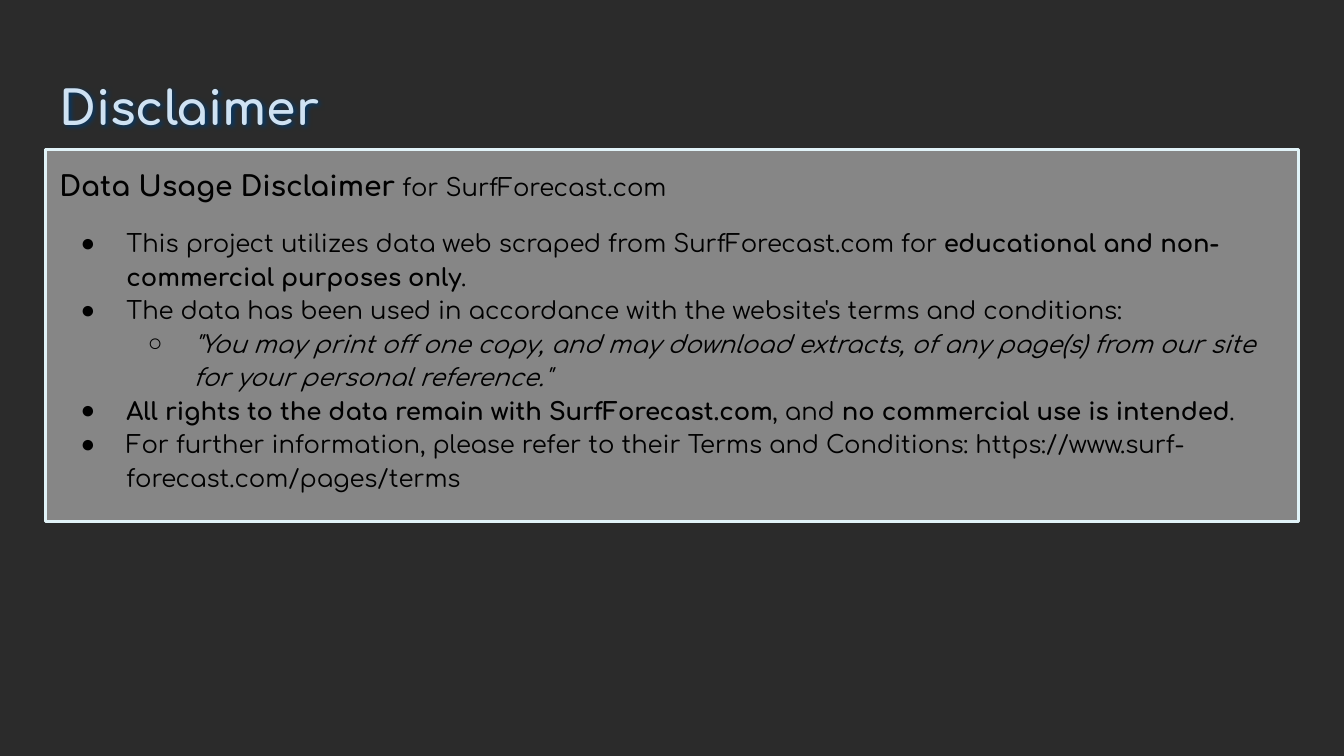
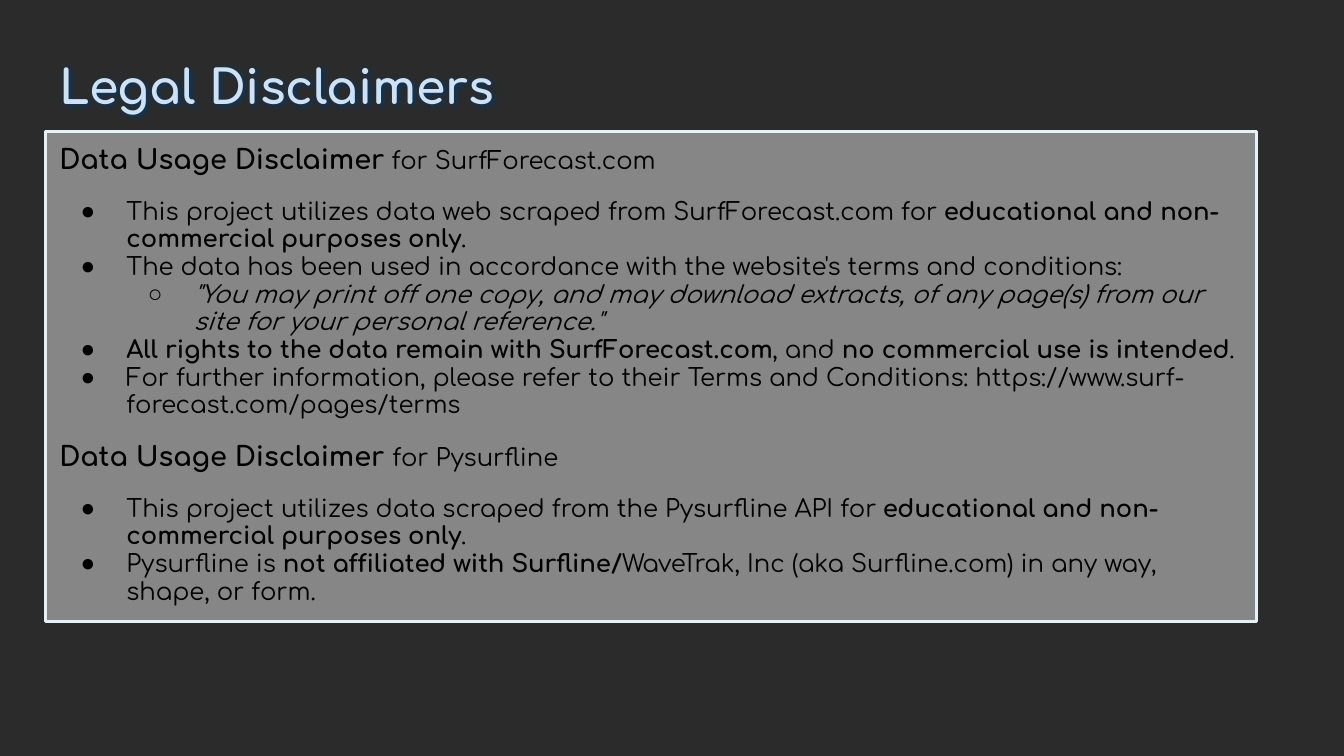
Before and after one commit to NicholasMDH/AI_Surf_Predictions, a slide deck: slide 2 of OpenSurf.pptx. Drawn at 1344x756 pixels with LibreOffice and Linux fonts; fonts in the diff are those of the drawing; background and template pictures are left out; a plain dark background stands for a picture behind light text. Boxes give left, top, right and bottom in pixels: in the first picture for what was removed or moved away, otherwise in the second. Text is boxed around its words. In the diff, an @@ line names an element or a change of style, - is before the commit and + after.

Commit message:
Slide deck updated
slides 2-7 updated

```diff
--- a/OpenSurf.pptx
+++ b/OpenSurf.pptx
@@ title at <box>59,67,494,115</box>: text changed @@
-Disclaimer
+Legal Disclaimers
@@ text "Data Usage Disclaimer for SurfForecast.com": place and size @@
-text "Data Usage Disclaimer for SurfForecast.com" at <box>46,149,1298,521</box>
+text "Data Usage Disclaimer for SurfForecast.com" at <box>46,132,1257,622</box>
@@ text at <box>59,148,1235,419</box>: size 15 to 14.5 pt in "Data Usage Disclaimer"; line spacing 1.15 to 0.95 @@
@@ text at <box>59,445,1158,606</box>: paragraphs added @@
+Data Usage Disclaimer for Pysurfline
+● This project utilizes data scraped from the Pysurfline API for educational and non-commercial purposes only.
+● Pysurfline is not affiliated with Surfline/WaveTrak, Inc (aka Surfline.com) in any way, shape, or form.
```
Also in this commit, not shown: 1 other slide changed, 4 slides added, 1 slide removed.
